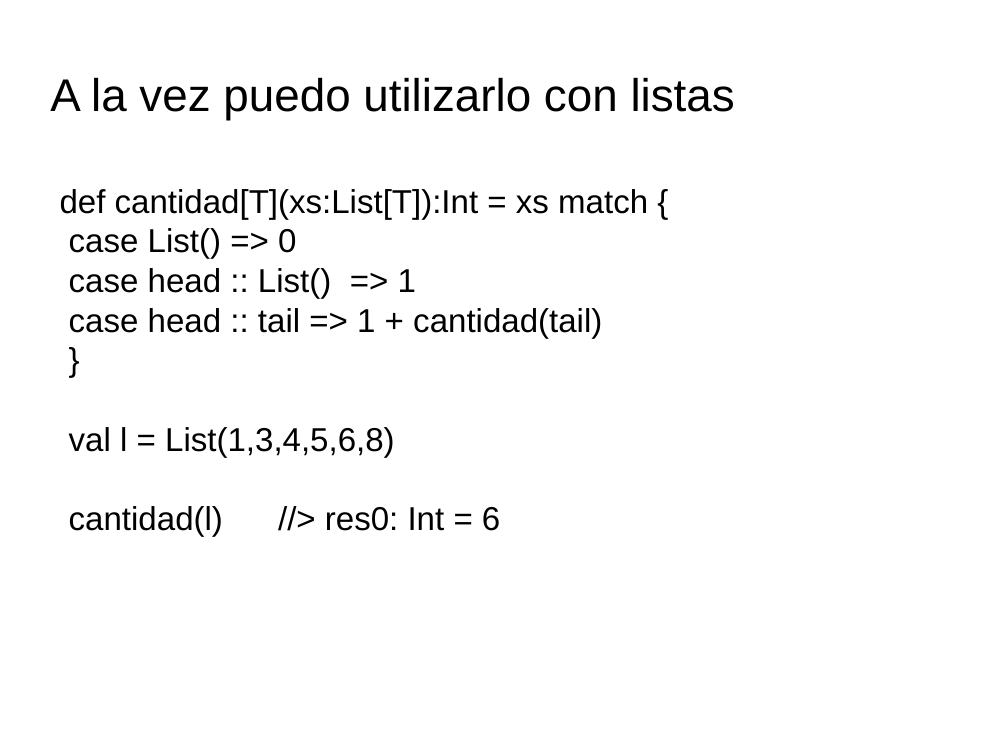
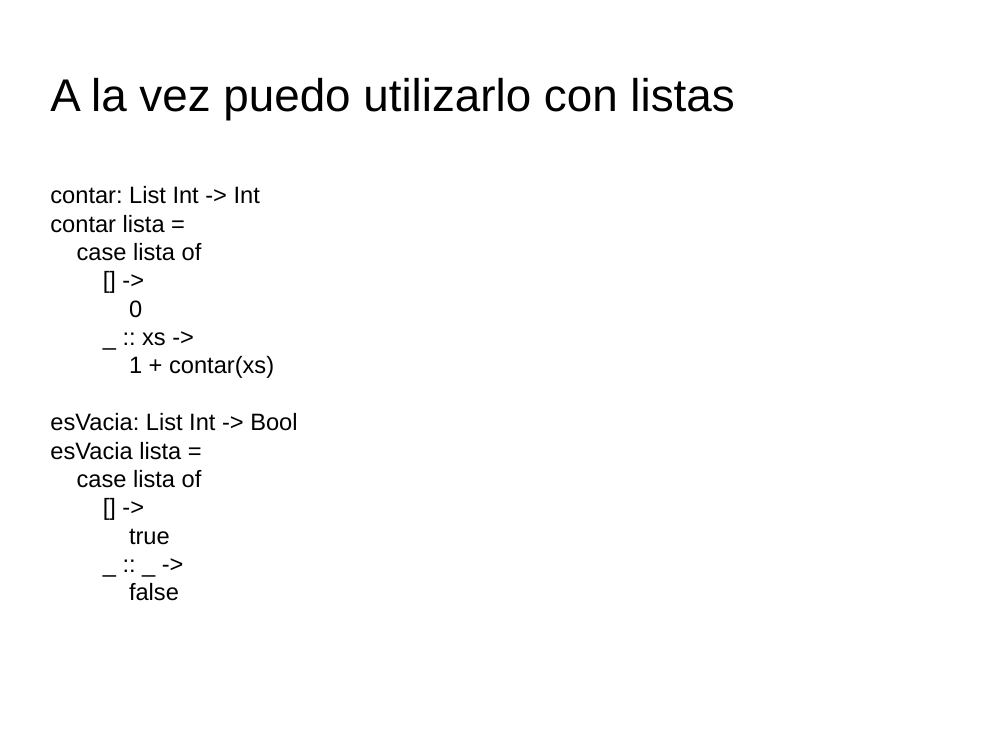
Before and after one commit to totis023/paradigmaUAP2025, a slide deck: slide 16 of funcional/clase3.pptx (slide 26 before the commit). Drawn at 1008x756 pixels with LibreOffice and Linux fonts; fonts in the diff are those of the drawing; background and template pictures are left out. Boxes give left, top, right and bottom in pixels: in the first picture for what was removed or moved away, otherwise in the second. Text is boxed around its words. In the diff, an @@ line names an element or a change of style, - is before the commit and + after.

```diff
--- a/funcional/clase3.pptx
+++ b/funcional/clase3.pptx
@@ text at <box>50,186,297,601</box>: text changed; size 23.6 to 16.9 pt @@
-def cantidad[T](xs:List[T]):Int = xs match {
-case List() => 0
-case head :: List() => 1
-case head :: tail => 1 + cantidad(tail)
-}
-val l = List(1,3,4,5,6,8)
-cantidad(l) //> res0: Int = 6
+contar: List Int -> Int
+contar lista =
+case lista of
+[] ->
+0
+_ :: xs ->
+1 + contar(xs)
+esVacia: List Int -> Bool
+esVacia lista =
+case lista of
+[] ->
+true
+_ :: _ ->
+false
```
Also in this commit, not shown: 1 other slide changed, 8 slides added, 21 slides removed, 1 other file.
